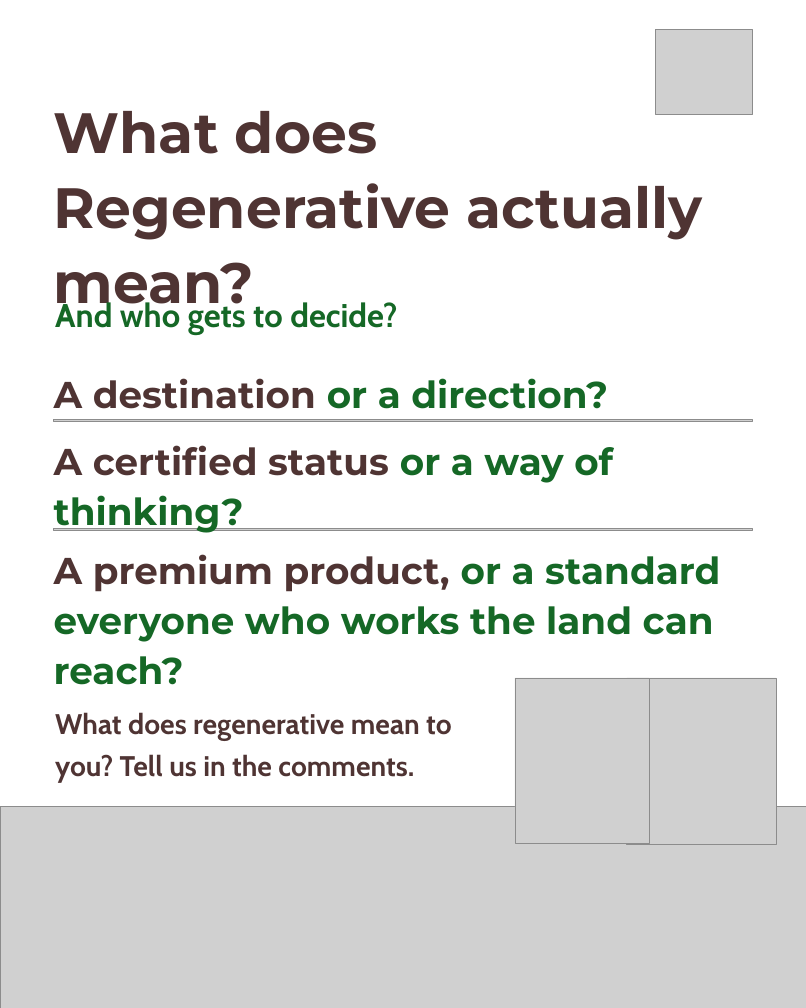
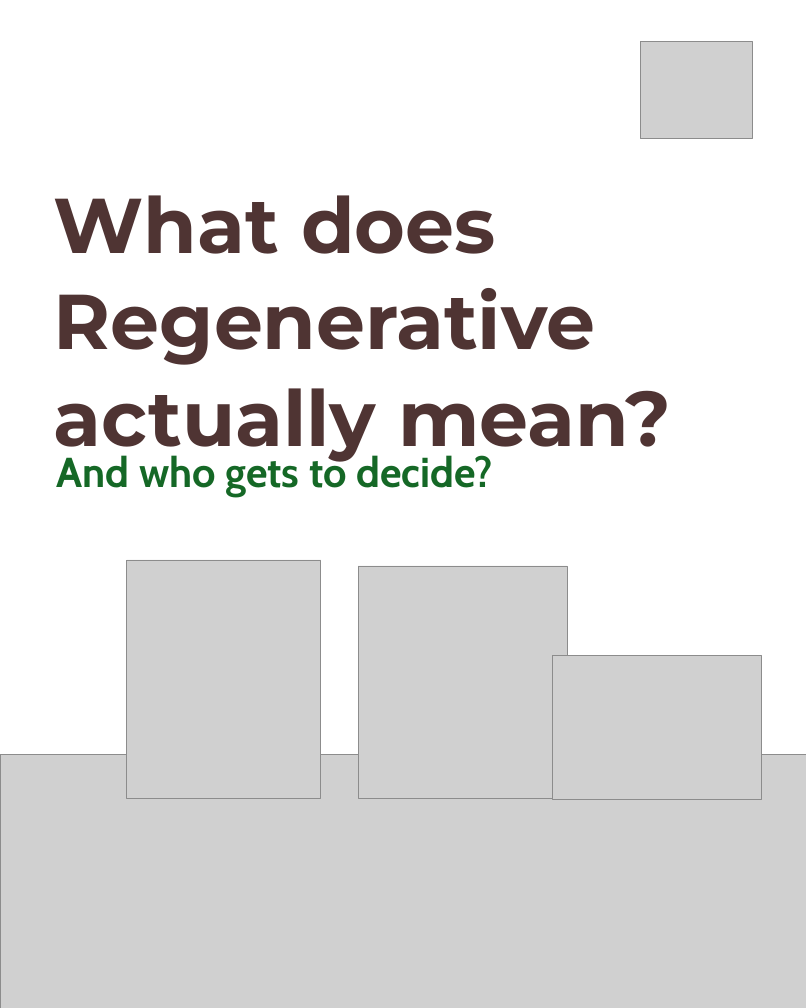
Before and after one commit to linneamoritznyc/final-SFWsite-Linnea, a slide deck: slide 1 of social/regenerative-2026-10-15/single-1/regenerative-single-1-canva.pptx. Drawn at 806x1008 pixels with LibreOffice and Linux fonts; fonts in the diff are those of the drawing; grey boxes stand for pictures; background and template pictures are left out. Boxes give left, top, right and bottom in pixels: in the first picture for what was removed or moved away, otherwise in the second. Text is boxed around its words. In the diff, an @@ line names an element or a change of style, - is before the commit and + after.

```diff
--- a/social/regenerative-2026-10-15/single-1/regenerative-single-1-canva.pptx
+++ b/social/regenerative-2026-10-15/single-1/regenerative-single-1-canva.pptx
@@ picture: place and size @@
-picture at (655,30,752,114)
+picture at (640,42,752,139)
@@ text "What does Regenerative actually mean?": place and size @@
-text "What does Regenerative actually mean?" at (54,111,702,316)
+text "What does Regenerative actually mean?" at (54,195,671,465)
@@ text "What does Regenerative actually mean?" at (54,195,671,465): size 50.7 to 69.3 pt; line spacing 1.1 to 1.04 @@
@@ text removed at (54,378,608,409) @@
-A destination or a direction?
@@ picture removed at (54,419,753,422) @@
@@ text removed at (54,445,613,533) @@
-A certified status or a way of thinking?
@@ text "And who gets to decide?": place and size @@
-text "And who gets to decide?" at (55,300,397,335)
+text "And who gets to decide?" at (57,452,493,497)
@@ text "And who gets to decide?" at (57,452,493,497): size 29.3 to 37.3 pt @@
@@ picture removed at (54,529,753,531) @@
@@ text removed at (54,554,720,685) @@
-A premium product, or a standard everyone who works the land can reach?
@@ picture added at (127,559,321,798) @@
@@ picture added at (358,566,567,799) @@
@@ picture: place and size @@
-picture at (627,678,776,844)
+picture at (552,655,761,800)
@@ picture removed at (515,678,650,844) @@
@@ text removed at (55,712,452,782) @@
-What does regenerative mean to you? Tell us in the comments.
@@ picture: place and size @@
-picture at (0,806,806,1007)
+picture at (0,754,806,1007)
```
Also in this commit, not shown: 34 other files.
